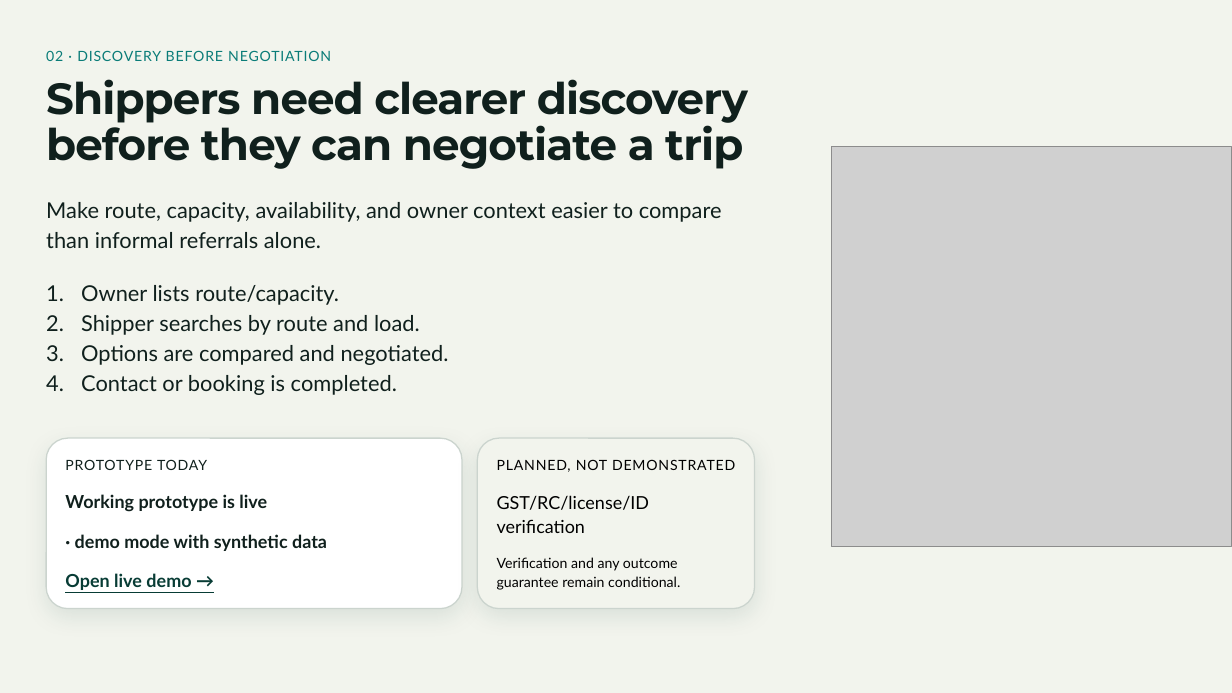
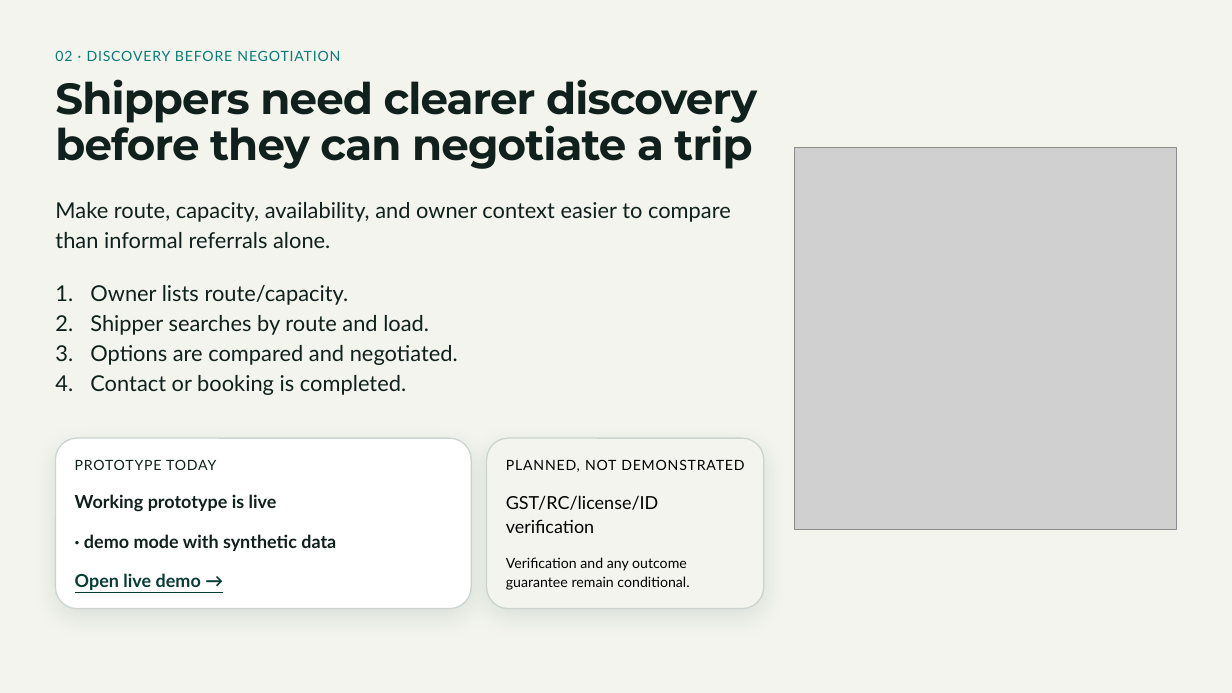
Before and after one commit to vimokshchawla/vahanconnect, a slide deck: slide 2 of assets/VahanConnect_pitch.pptx. Drawn at 1232x693 pixels with LibreOffice and Linux fonts; fonts in the diff are those of the drawing; grey boxes stand for pictures; background and template pictures are left out. Boxes give left, top, right and bottom in pixels: in the first picture for what was removed or moved away, otherwise in the second. Text is boxed around its words. In the diff, an @@ line names an element or a change of style, - is before the commit and + after.

```diff
--- a/assets/VahanConnect_pitch.pptx
+++ b/assets/VahanConnect_pitch.pptx
@@ picture: place and size @@
-picture at <box>832,146,1232,546</box>
+picture at <box>795,148,1177,530</box>
@@ 9 texts, 2 rounded rectangles: place and size @@
-9 texts, 2 rounded rectangles at <box>46,50,755,608</box>
+9 texts, 2 rounded rectangles at <box>55,50,764,608</box>
```
Also in this commit, not shown: 4 other slides changed, 7 other files.
